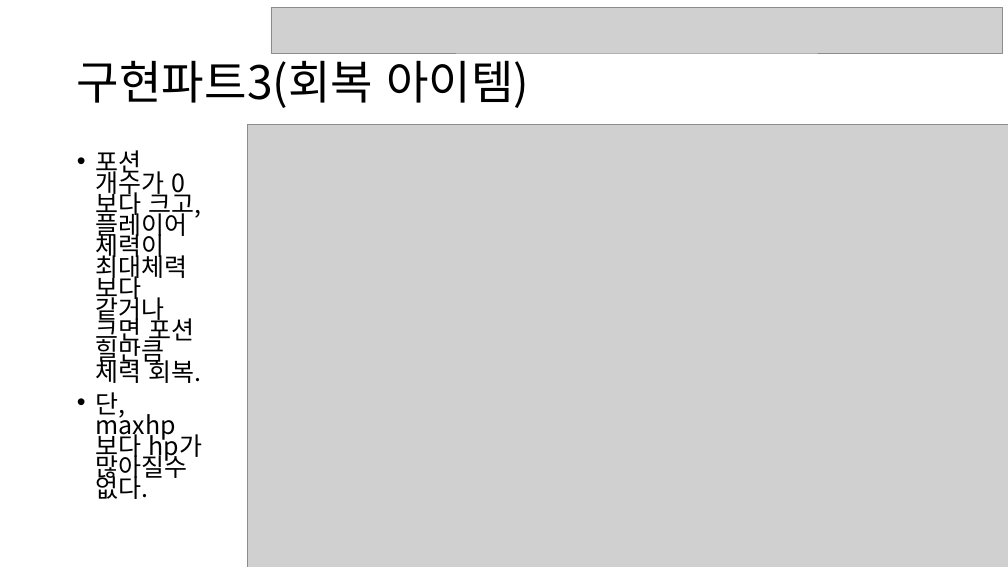
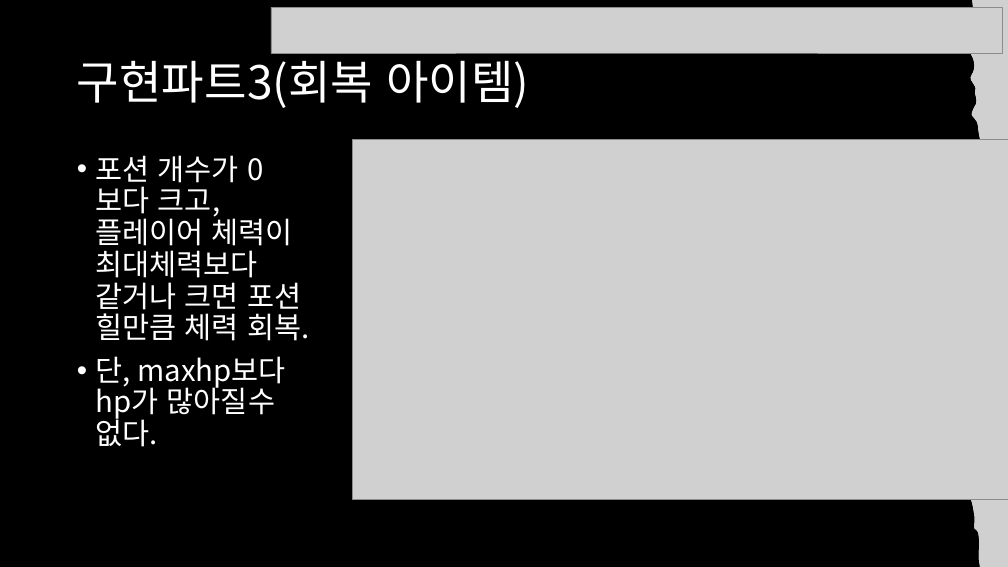
Before and after one commit to sh010207/TextRPG, a slide deck: slide 9 of 수조.pptx (slide 10 before the commit). Drawn at 1008x567 pixels with LibreOffice and Linux fonts; fonts in the diff are those of the drawing; grey boxes stand for pictures. Boxes give left, top, right and bottom in pixels: in the first picture for what was removed or moved away, otherwise in the second. Text is boxed around its words. In the diff, an @@ line names an element or a change of style, - is before the commit and + after.

```diff
--- a/수조.pptx
+++ b/수조.pptx
@@ background #FFFFFF to #000000 @@
@@ freeform shape added at <box>949,0,1008,567</box>, fill #FFFFFF @@
@@ picture added at <box>949,0,1008,567</box> @@
@@ title "구현파트3(회복 아이템)" at <box>77,52,529,108</box>: text colour #000000 to #FFFFFF @@
@@ picture: place and size @@
-picture at <box>247,124,1008,567</box>
+picture at <box>352,140,1008,500</box>
@@ text "포션 개수가 0보다 크고, 플레이어 ..." at <box>96,155,309,447</box>: size 23.8 to 28 pt, text colour #000000 to #FFFFFF; line spacing 0.7 to 0.9 @@
```
Also in this commit, not shown: 20 other slides changed, 1 slide added, 2 slides removed.
